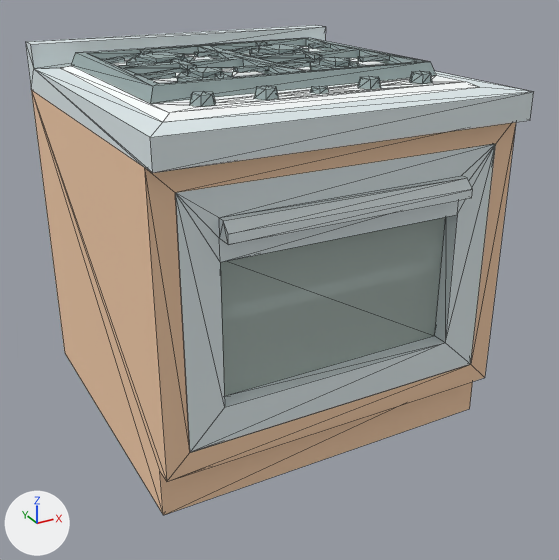
An edit to the glTF model assets/props/furniture/kitchenStove.glb, drawn before and after from the same camera.
Camera for both pictures: a 50 mm lens placed at (-0.211, -0.603, 0.568), pointed at (0.226, 0.192, 0.171). Lighting does not change. The marker at lower left points along +X, +Y and +Z. The picture after the commit comes second. Mesh edges are drawn as thin lines. Vertices at exactly the same position are counted once.

Objects in the first picture: 'door', 'kitchenStove(Clone)'.
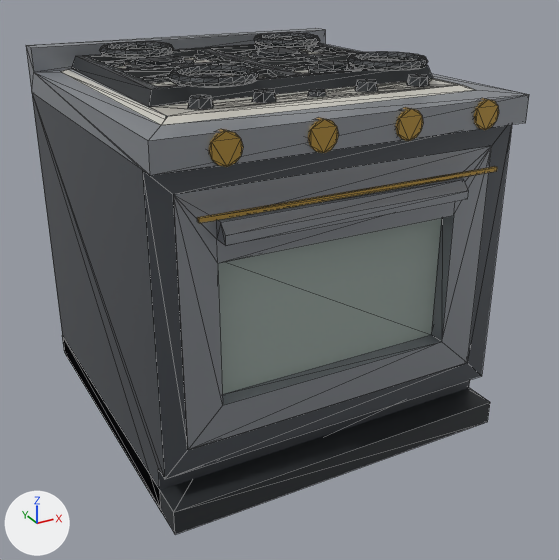
What changed in the scene script:
```text
Add mat_steel_001:
    mat_steel_001 = principled_material('steel.001')
    mat_steel_001.base_color = (0.32, 0.34, 0.37)  # grey #999ea4
    mat_steel_001.metallic = 0.5
    mat_steel_001.roughness = 0.4
Add mat_porcelain_001:
    mat_porcelain_001 = principled_material('porcelain.001')
    mat_porcelain_001.base_color = (0.62, 0.6, 0.54)  # light grey #cecbc2
    mat_porcelain_001.roughness = 0.18
Add mat_gunmetaldark_001:
    mat_gunmetaldark_001 = principled_material('gunmetalDark.001')
    mat_gunmetaldark_001.base_color = (0.04, 0.045, 0.05)  # dark grey #383c3f
    mat_gunmetaldark_001.metallic = 0.4
Add mat_gunmetal_001:
    mat_gunmetal_001 = principled_material('gunmetal.001')
    mat_gunmetal_001.base_color = (0.1, 0.11, 0.125)  # dark grey #595d63
    mat_gunmetal_001.metallic = 0.5
    mat_gunmetal_001.roughness = 0.45
Change me_mesh_kitchenstove:
    remove me_mesh_kitchenstove.from_pydata(...)  # 384 vertices, 774 faces; spans x 0.0..0.43, y 0.0..0.45, z 0.0..0.45
    add me_mesh_kitchenstove.from_pydata(...)  # 1134 vertices, 2166 faces; spans x 0.0..0.43, y -0.006..0.45, z 0.0..0.454
    me_mesh_kitchenstove part 1: a new loose piece, a box spanning x 0.04..0.39, y -0.006..-0.002, z 0.342..0.3465, in mat_brass_001 (orange #c49e4b)
    me_mesh_kitchenstove part 2: a new loose piece, a 12-sided cylinder along y spanning x 0.054..0.086, y -0.003..0.007, z 0.389..0.421, in mat_brass_001 (orange #c49e4b)
    me_mesh_kitchenstove part 3: a new loose piece, a 12-sided cylinder along y spanning x 0.154..0.186, y -0.003..0.007, z 0.389..0.421, in mat_brass_001 (orange #c49e4b)
    me_mesh_kitchenstove part 4: a new loose piece, a 12-sided cylinder along y spanning x 0.254..0.286, y -0.003..0.007, z 0.389..0.421, in mat_brass_001 (orange #c49e4b)
    me_mesh_kitchenstove part 5: a new loose piece, a 12-sided cylinder along y spanning x 0.354..0.386, y -0.003..0.007, z 0.389..0.421, in mat_brass_001 (orange #c49e4b)
    me_mesh_kitchenstove part 6: a new loose piece of 120 vertices spanning x 0.065..0.155, y 0.065..0.155, z 0.446..0.454, in mat_gunmetaldark_001 (dark grey #383c3f)
    me_mesh_kitchenstove part 7: a new loose piece of 120 vertices spanning x 0.065..0.155, y 0.295..0.385, z 0.446..0.454, in mat_gunmetaldark_001 (dark grey #383c3f)
    me_mesh_kitchenstove part 8: a new loose piece of 120 vertices spanning x 0.275..0.365, y 0.065..0.155, z 0.446..0.454, in mat_gunmetaldark_001 (dark grey #383c3f)
    me_mesh_kitchenstove part 9: a new loose piece of 120 vertices spanning x 0.275..0.365, y 0.295..0.385, z 0.446..0.454, in mat_gunmetaldark_001 (dark grey #383c3f)
    me_mesh_kitchenstove part 10: 160 vertices added at x 0.037..0.392, y 0.057..0.4, z 0.423..0.44
    me_mesh_kitchenstove part 11: 6 vertices added at x 0.0..0.43, y 0.0..0.45, z 0.0..0.03
    me_mesh_kitchenstove part 12: 28 faces spanning x 0.0..0.43, y 0.0..0.45, z 0.39..0.45 switch from mat_metal (white #dfeaec) to mat_steel_001 (grey #999ea4)
    me_mesh_kitchenstove part 13: 26 faces spanning x 0.0..0.43, y 0.02..0.45, z 0.0..0.39 switch from mat_wood (beige #f3cca8) to mat_gunmetal_001 (dark grey #595d63)
    me_mesh_kitchenstove part 14: 559 faces spanning x 0.027..0.403, y 0.02..0.4, z 0.085..0.44 switch from mat_metaldark (grey #96a7a7) to mat_gunmetaldark_001 (dark grey #383c3f)
    me_mesh_kitchenstove part 15: 86 faces spanning x 0.03..0.4, y 0.05..0.408, z 0.42..0.43 switch from mat_carpetwhite (white #fcffff) to mat_porcelain_001 (light grey #cecbc2)
    add me_mesh_kitchenstove.materials.append(mat_brass_001)  # orange #c49e4b
Change me_mesh_door:
    where me_mesh_door.from_pydata(...)  # 26 vertices, 54 faces; spans x 0.0..0.376, y -0.03..0.01, z 0.0..0.278
    used by ob_door; parent = ob_kitchenstove_clone; location = (0.0268, 0.03, 0.0851)
    me_mesh_door part 16: all 52 faces that had it switch from mat_metal (white #dfeaec) to mat_steel_001 (grey #999ea4)
Change ob_kitchenstove_clone:
    ob_kitchenstove_clone.location: (0.0, 0.0, 0.0) -> (0.0, 0.006, 0.0)
    ob_kitchenstove_clone.scale: (1.0, 1.0, 1.0) -> (1.0, 0.987, 0.99)
```

What differs and where, as boxes (x1, y1, x2, y2) in the pictures (559 x 560 px):
'kitchenStove(Clone)', reshaped, moved, rescaled: before (25, 25, 534, 515); after (26, 28, 529, 535)
'door', recoloured, moved, rescaled: before (175, 144, 496, 452); after (173, 146, 492, 450)
part 1 of me_mesh_kitchenstove, added: after (197, 166, 497, 223)
part 2 of me_mesh_kitchenstove, added (orange): after (208, 129, 243, 167)
part 3 of me_mesh_kitchenstove, added (orange): after (308, 117, 339, 153)
part 4 of me_mesh_kitchenstove, added (orange): after (396, 107, 423, 141)
part 5 of me_mesh_kitchenstove, added (orange): after (474, 98, 499, 130)
part 6 of me_mesh_kitchenstove, added: after (168, 65, 259, 87)
part 7 of me_mesh_kitchenstove, added: after (99, 42, 174, 58)
part 8 of me_mesh_kitchenstove, added: after (347, 52, 428, 71)
part 9 of me_mesh_kitchenstove, added: after (254, 33, 320, 47)
part 10 of me_mesh_kitchenstove, added: after (61, 43, 368, 125)
part 11 of me_mesh_kitchenstove, added: after (64, 341, 490, 535)
part 12 of me_mesh_kitchenstove, recoloured: (26, 28, 529, 173) in both
part 13 of me_mesh_kitchenstove, recoloured (beige to dark grey): (32, 93, 512, 509) in both
part 14 of me_mesh_kitchenstove, recoloured: (72, 45, 432, 107) in both
part 15 of me_mesh_kitchenstove, recoloured: before (112, 46, 478, 122); after (71, 49, 474, 125)
